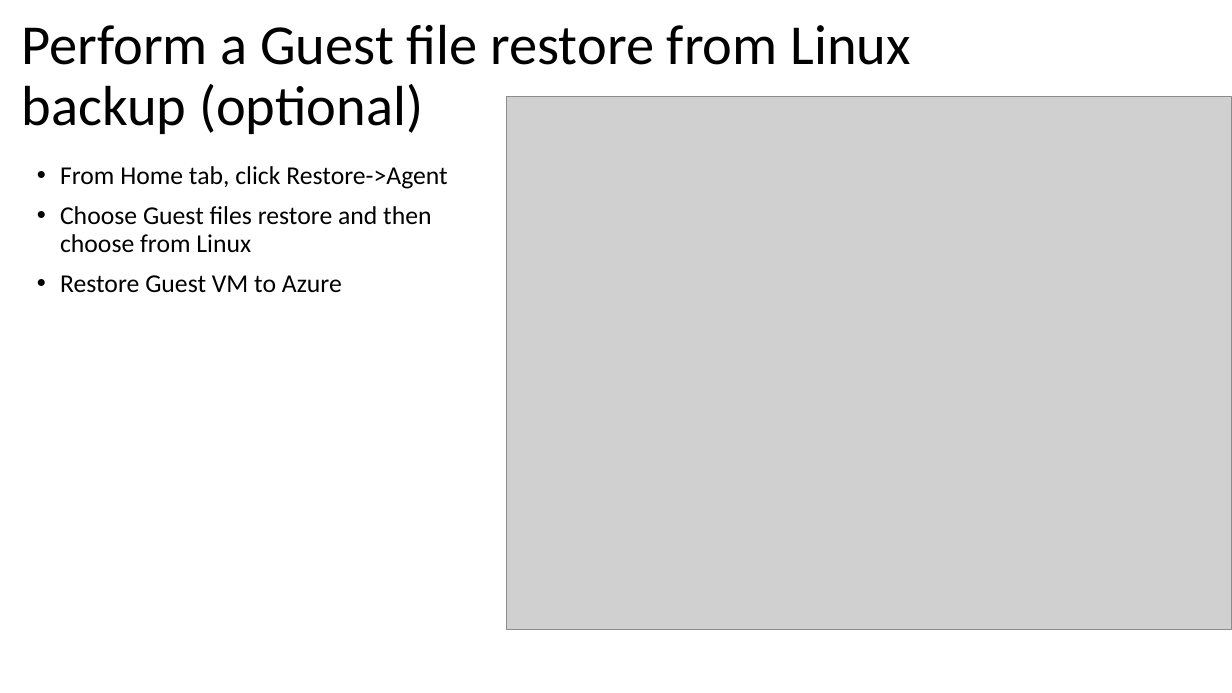
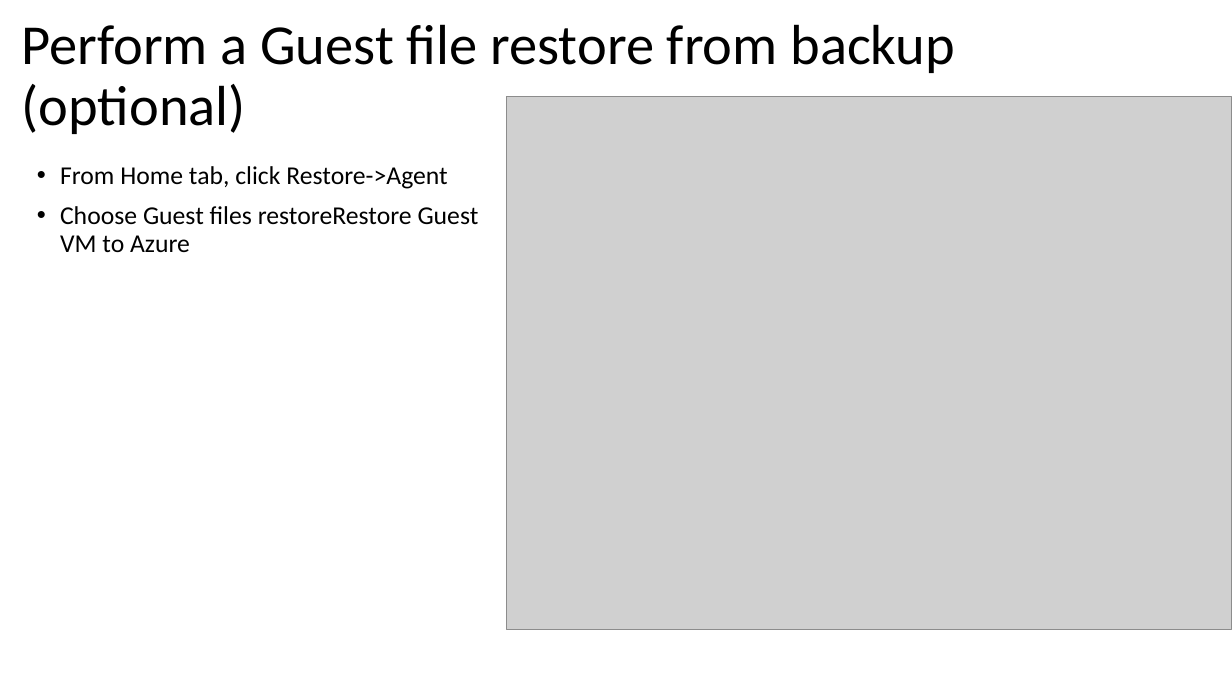
Before and after one commit to dkirby-ms/VeeamOnAzureLab, a slide deck: slide 19 of Veeam Lab Guide.pptx (slide 21 before the commit). Drawn at 1232x693 pixels with LibreOffice and Linux fonts; fonts in the diff are those of the drawing; grey boxes stand for pictures. Boxes give left, top, right and bottom in pixels: in the first picture for what was removed or moved away, otherwise in the second. Text is boxed around its words. In the diff, an @@ line names an element or a change of style, - is before the commit and + after.

```diff
--- a/Veeam Lab Guide.pptx
+++ b/Veeam Lab Guide.pptx
@@ title at [22,24,955,134]: text changed @@
-Perform a Guest file restore from Linux backup (optional)
+Perform a Guest file restore from backup (optional)
@@ text at [60,206,479,253]: text changed @@
-• Choose Guest files restore and then choose from Linux
-• Restore Guest VM to Azure
+• Choose Guest files restoreRestore Guest VM to Azure
```
Also in this commit, not shown: 10 other slides changed, 1 other file.
